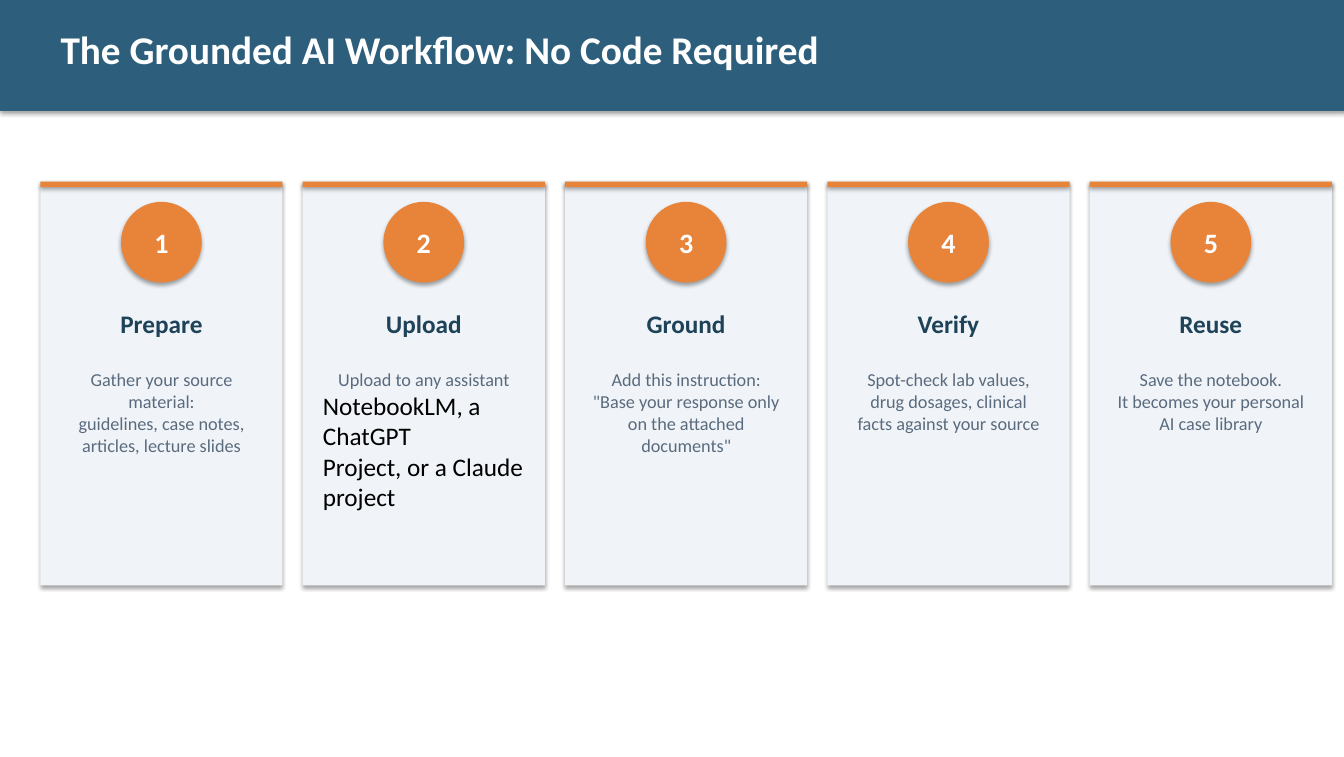
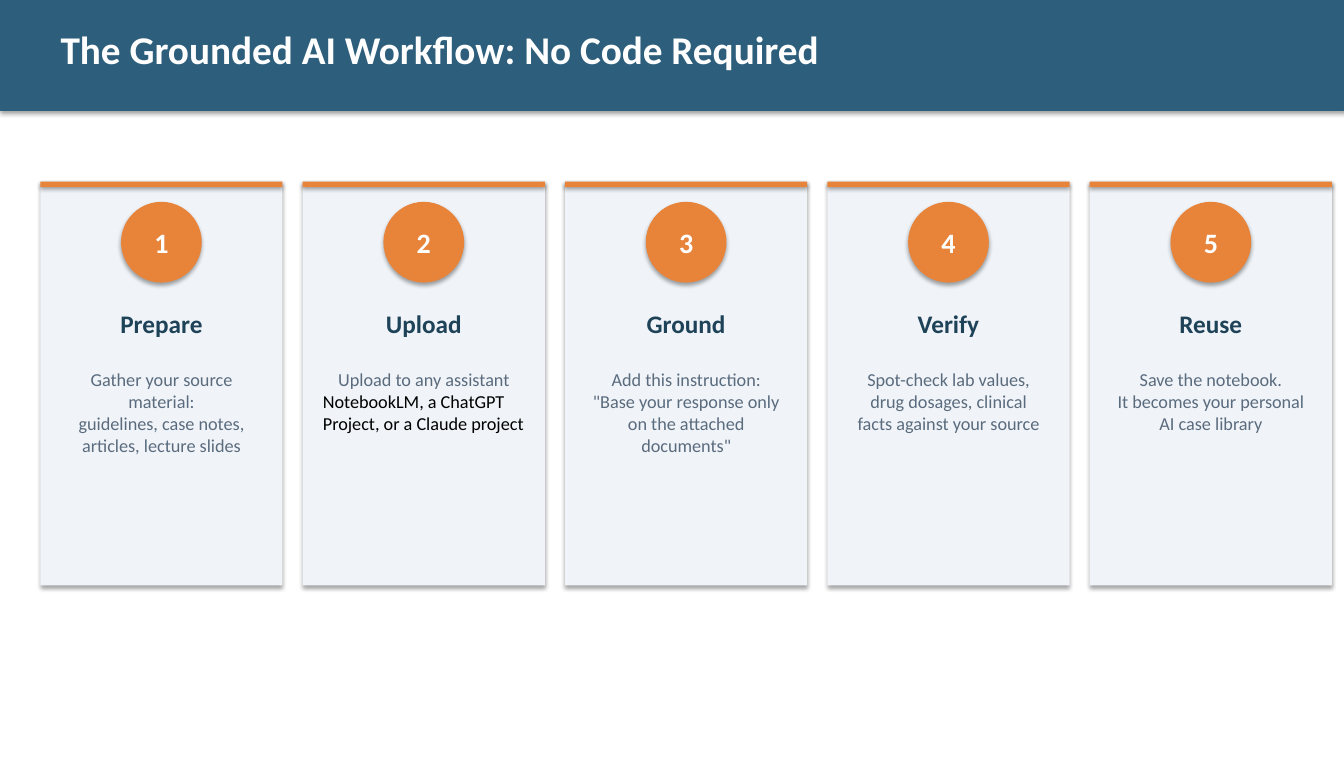
Before and after one commit to diana-brewer/digital-learning-unlocked, a slide deck: slide 10 of Digital Learning Unlocked - Slide Deck.pptx. Drawn at 1344x757 pixels with LibreOffice and Linux fonts; fonts in the diff are those of the drawing. Boxes give left, top, right and bottom in pixels: in the first picture for what was removed or moved away, otherwise in the second. Text is boxed around its words. In the diff, an @@ line names an element or a change of style, - is before the commit and + after.

```diff
--- a/Digital Learning Unlocked - Slide Deck.pptx
+++ b/Digital Learning Unlocked - Slide Deck.pptx
@@ text at <box>323,395,523,433</box>: size 18 to 13 pt in "NotebookLM, a ChatGPT", "Project, or a Claude project" @@
```
Also in this commit, not shown: 6 other slides changed.
